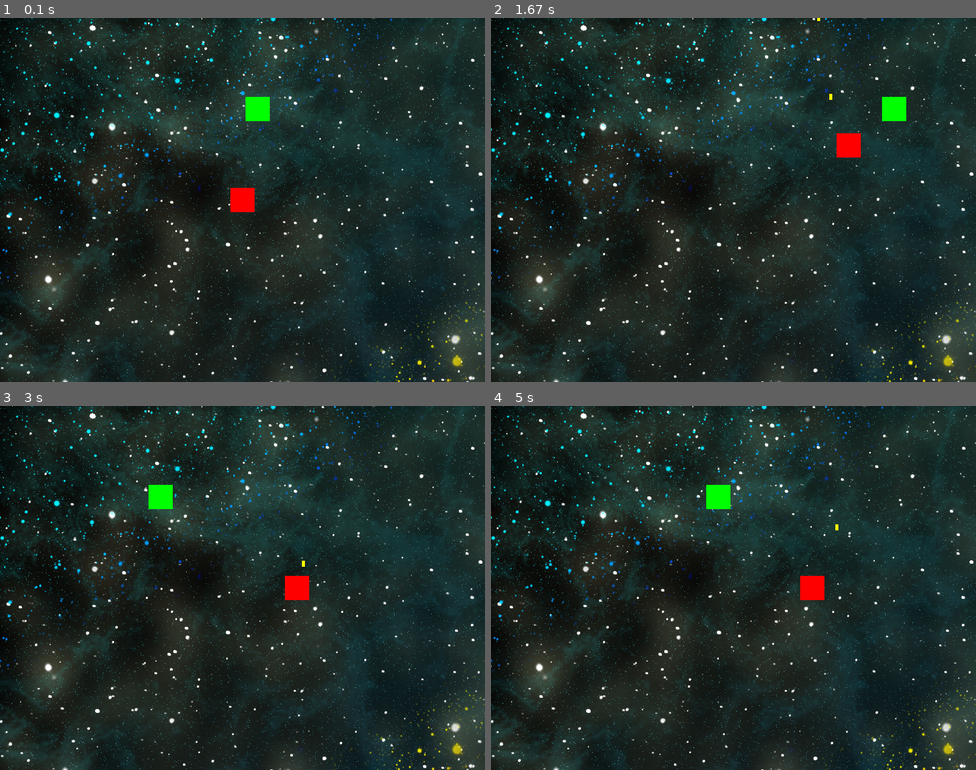
Above: before the commit, frames 1-4 (two rows, left to right).
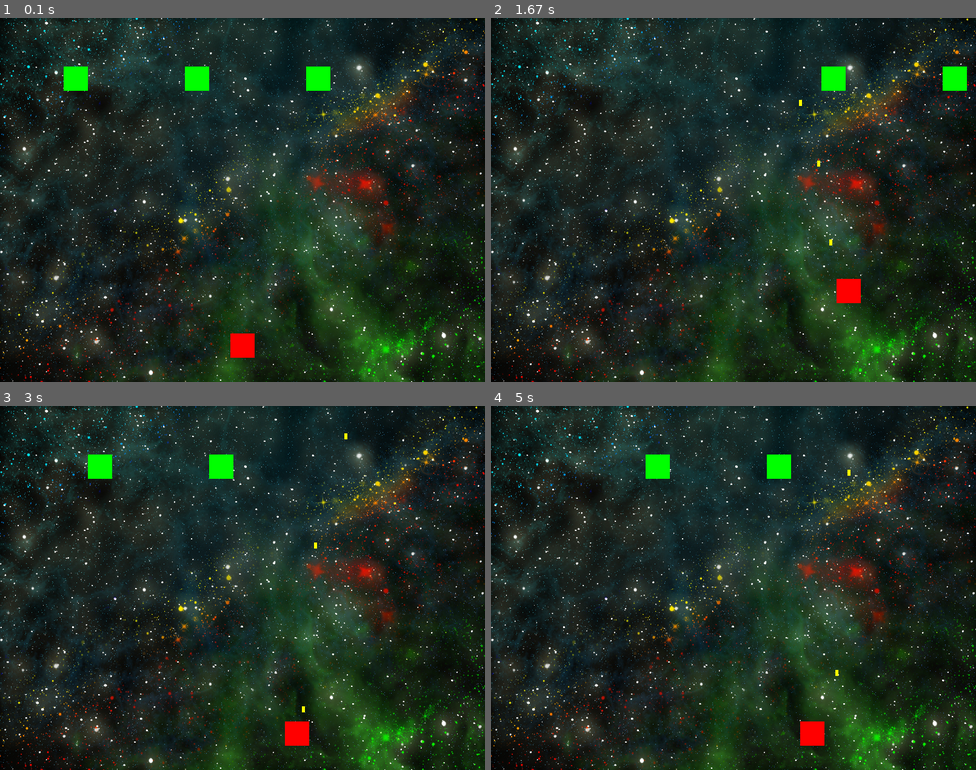
Above: after the commit, the same moments.

Repository: AdrianPTGit/Primer-intento-de-juego-con-PyGame-y-python
Game: pygame game, started from mi_juego_pygame/src/main.py
Two runs of this game, one before a commit and one after it. Both use one fixed random seed, a clock stepped at 60 frames per second and the inputs below.
Inputs:
- Up to frame 1 (0.1 s): no input
- Up to frame 2 (1.67 s): tap Space at 0.33, 0.73, 1.03, 1.23, 1.57 s; hold Right 0.67-1.13 s; hold Up 1.17-1.47 s; hold Right from 1.5 s (still down)
- Up to frame 3 (3 s): tap Space at 1.87, 2.07, 2.37, 2.63, 2.97 s; release Right at 1.97 s; hold Left 2-2.53 s; hold Down 2.57-2.87 s; hold Left from 2.9 s (still down)
- Up to frame 4 (5 s): tap Space at 3.27, 3.4, 3.8, 4.1, 4.47, 4.87 s; release Left at 3.3 s; hold Up 3.33-3.7 s; hold Right 3.73-4.37 s; hold Down 4.4-4.77 s; hold Left from 4.8 s (still down)

The runs differ from the first frame. In frame 1, 37% of the frame differs, in the area x 0-100%, y 0-100%; in frame 2, 37%; in frame 3, 37%; in frame 4, 37%.

Commit message:
Agregado deteccion de colisiones y player ya detecta el final de la  pantalla. Agregado varios enemigos

Diff:
--- a/mi_juego_pygame/src/main.py
+++ b/mi_juego_pygame/src/main.py
@@ -2,46 +2,67 @@
 from settings import *
 from player import Player
 from Enemigo import Enemigo
-from settings import FONDO_PANTALLA_JUEGO
 
 pygame.init()
 pantalla = pygame.display.set_mode((WIDTH, HEIGHT))
 pygame.display.set_caption("Mi primer juego estructurado")
 clock = pygame.time.Clock()
 
-# Crear jugador
-jugador = Player(WIDTH // 2, HEIGHT // 2)
+# --- Cargar fondo (asegúrate de hacerlo aquí, no en settings.py) ---
+# --- Cargar fondo ---
+print("Ruta fondo:", FONDO_PATH)
+if not os.path.exists(FONDO_PATH):
+    print("⚠️ No se encontró el fondo en:", FONDO_PATH  )
+FONDO_PANTALLA_JUEGO = pygame.image.load(FONDO_PATH)
+FONDO_PANTALLA_JUEGO = pygame.transform.scale(FONDO_PANTALLA_JUEGO, (WIDTH, HEIGHT))
 
-# Crear enemigo
-enemigo = Enemigo(WIDTH // 2, HEIGHT // 4)  # Cambié Y para que no esté encima del jugador
+# --- Crear jugador ---
+jugador = Player(WIDTH // 2, HEIGHT - 60)
 
-# Crear grupo de sprites y añadir ambos
+# --- Crear grupo de enemigos ---
+enemigos = pygame.sprite.Group()
+for i in range(3):
+    enemigo = Enemigo(100 + i * 200, 100)
+    enemigos.add(enemigo)
+
+# --- Crear grupo de sprites (todos) ---
 todos_sprites = pygame.sprite.Group()
 todos_sprites.add(jugador)
-todos_sprites.add(enemigo)
+todos_sprites.add(enemigos)
 
-# Grupo de balas
+# --- Grupo de balas ---
 balas = pygame.sprite.Group()
 
-
-# Bucle principal
+# --- Bucle principal ---
 running = True
 while running:
     clock.tick(FPS)
 
+    # --- Manejar eventos ---
     for event in pygame.event.get():
         if event.type == pygame.QUIT:
             running = False
-    # Disparar al presionar espacio
         elif event.type == pygame.KEYDOWN:
             if event.key == pygame.K_SPACE:
                 jugador.disparar(balas)
 
-    # Actualizar todos los sprites
+    # --- Actualizar sprites ---
     todos_sprites.update()
     balas.update()
 
-    # Dibujar en pantalla
+    # --- Detección de colisiones ---
+
+    # 1️⃣ Jugador colisiona con enemigo
+    if pygame.sprite.spritecollide(jugador, enemigos, False):
+        print("💥 ¡Jugador tocado por enemigo!")
+        running = False  # o podrías restar vida, reiniciar, etc.
+
+    # 2️⃣ Bala impacta enemigo
+    impactos = pygame.sprite.groupcollide(enemigos, balas, True, True)
+    if impactos:
+        print("🔥 ¡Enemigo destruido!")
+
+    # --- Dibujar en pantalla ---
     pantalla.blit(FONDO_PANTALLA_JUEGO, (0, 0))
     todos_sprites.draw(pantalla)
     balas.draw(pantalla)
--- a/mi_juego_pygame/src/player.py
+++ b/mi_juego_pygame/src/player.py
@@ -1,5 +1,7 @@
-import pygame  # Importa la librería Pygame para manejar gráficos, sprites y eventos de teclado
+import pygame
+# Importa la librería Pygame para manejar gráficos, sprites y eventos de teclado
 from bala import Bala
+from settings import *
 
 # Definimos la clase Player, que hereda de pygame.sprite.Sprite
 # Esto permite que el jugador sea un "sprite" y pueda ser manejado por grupos de sprites
@@ -25,6 +27,16 @@
         if keys[pygame.K_DOWN]:  # Si la tecla de flecha abajo está presionada
             self.rect.y += self.velocidad  # Mueve el rectángulo del jugador hacia abajo
 
+            # --- Limitar movimiento a los bordes de la pantalla ---
+        if self.rect.left < 0:
+            self.rect.left = 0
+        if self.rect.right > WIDTH:
+            self.rect.right = WIDTH
+        if self.rect.top < 0:
+            self.rect.top = 0
+        if self.rect.bottom > HEIGHT:
+            self.rect.bottom = HEIGHT
+
     # Método para disparar
     def disparar(self, grupo_balas):
         # Crea una bala en la posición superior del jugador
--- a/mi_juego_pygame/src/settings.py
+++ b/mi_juego_pygame/src/settings.py
@@ -18,4 +18,4 @@
 
 # Ruta de la imagen de fondo
 BASE_DIR = os.path.dirname(os.path.dirname(os.path.abspath(__file__)))
-FONDO_PANTALLA_JUEGO = pygame.image.load(os.path.join(BASE_DIR, "assets", "images", "image5.jpg"))
+FONDO_PATH = os.path.join(BASE_DIR, "assets", "images", "image5.jpg")
